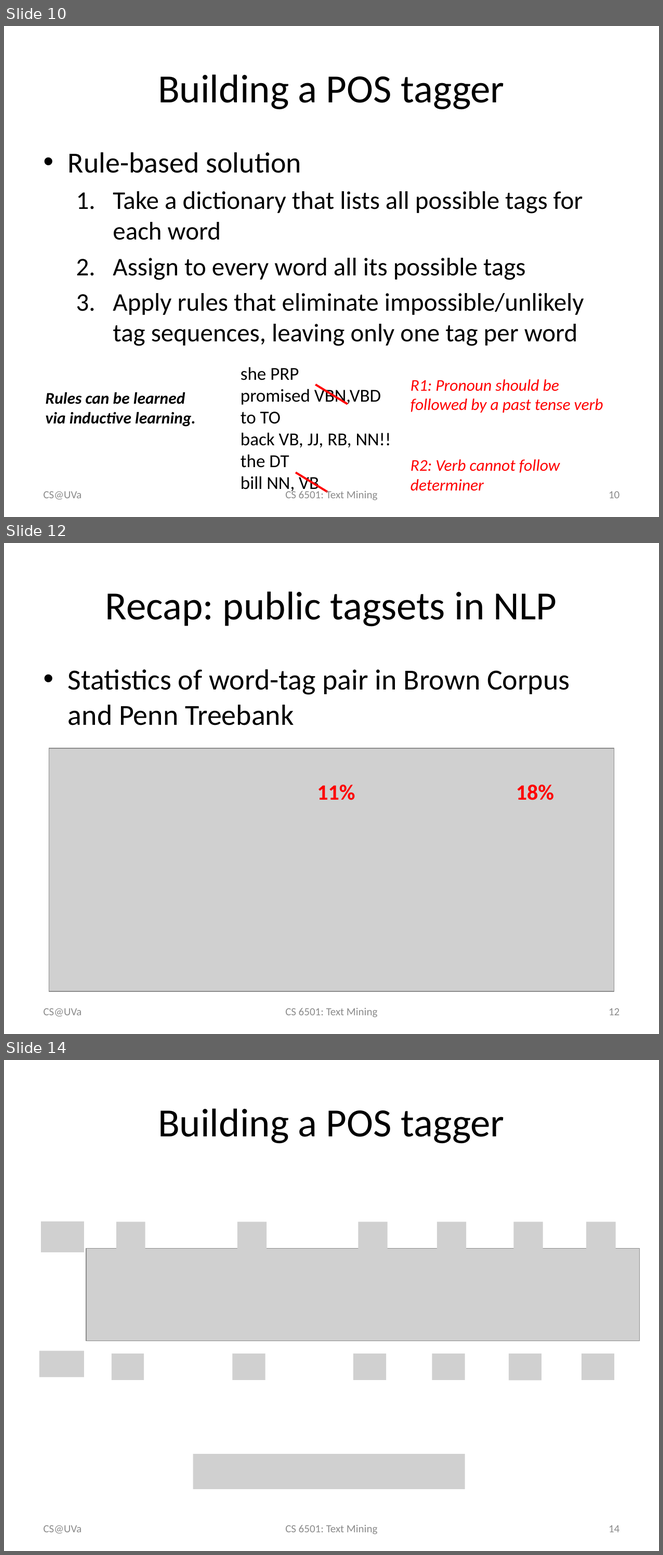
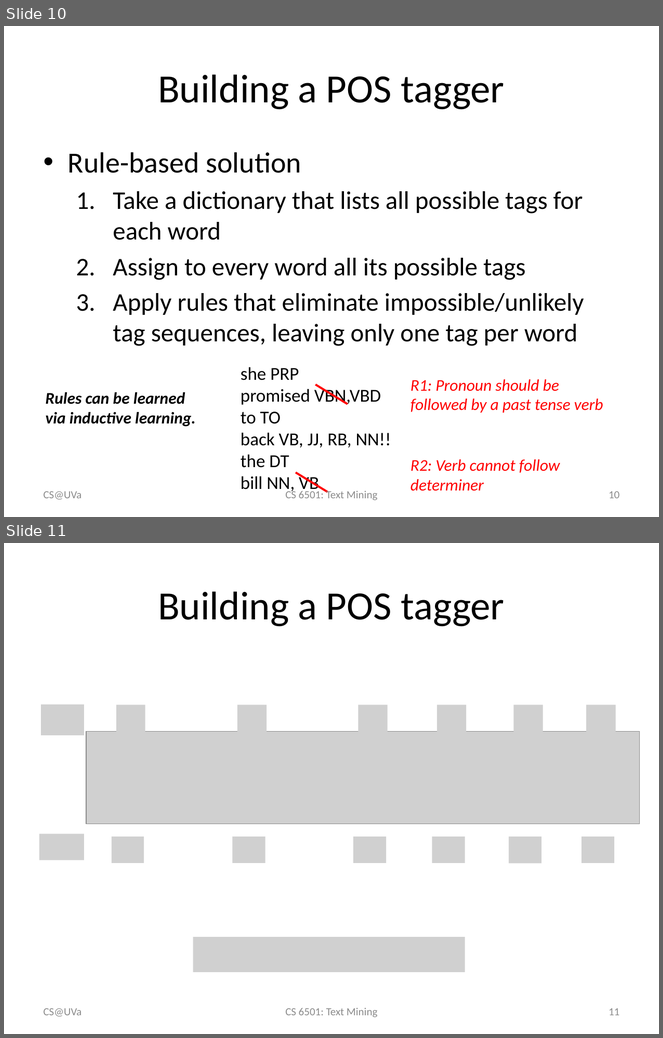
Before and after one commit to wang296/CS6501-Text-Mining, a slide deck: docs/POSTagging-SequenceLabeling.pptx. Shown one above the other, each under a label of ours: slides 10, 12 and 14 before the commit, slides 10 and 11 after it; the slides between them are not shown. The pictures are 663x1555 and 663x1038 pixels, drawn with LibreOffice and Linux fonts; fonts in the diff are those of the drawing; grey boxes stand for pictures. Boxes give left, top, right and bottom in pixels: in the first picture for what was removed or moved away, otherwise in the second. Text is boxed around its words. In the diff, an @@ line names an element or a change of style, - is before the commit and + after.

```diff
--- a/docs/POSTagging-SequenceLabeling.pptx
+++ b/docs/POSTagging-SequenceLabeling.pptx
@@ slide 12 removed at box(4, 543, 659, 1034), background #FFFFFF @@
@@ title removed at box(105, 591, 557, 627) @@
-Recap: public tagsets in NLP
@@ text removed at box(68, 669, 570, 726) @@
-• Statistics of word-tag pair in Brown Corpus and Penn Treebank
@@ picture removed at box(49, 749, 614, 992) @@
@@ text removed at box(317, 785, 355, 800) @@
-11%
@@ text removed at box(516, 785, 554, 800) @@
-18%
@@ text removed at box(44, 1008, 82, 1017) @@
-CS@UVa
@@ text removed at box(285, 1008, 377, 1018) @@
-CS 6501: Text Mining
@@ page number removed at box(609, 1008, 620, 1016) @@
-12
@@ what was slide 14 is now slide 11 @@
@@ page number at box(609, 1008, 620, 1016): text changed @@
-14
+11
```
Also in this commit, not shown: 8 slides changed, 5 other slides removed, 3 other files.
